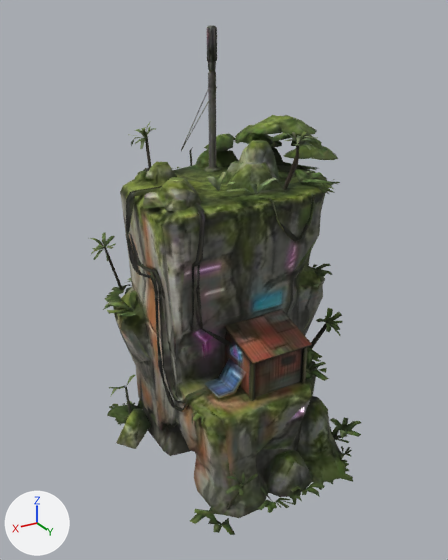
A saved change to the glTF model game/models/env/karst_tower.glb.
Before and after are seen from a 50 mm camera at (26.2, 40.5, 36.2) aimed at (1.7, -0.3, 15.8). The lights are fixed; the arrows at lower left show +X, +Y and +Z. The picture after the commit comes second. Vertices at exactly the same position are counted once.

Names of what the first picture shows: 'Body'.
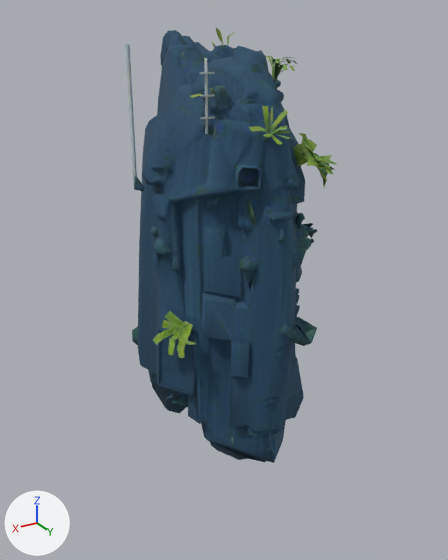
Location of each change, [x1, y1, x2, y2] in pixels of the pictures (448 x 560 px):
'Body', surface changed, reshaped, rescaled (22% narrower, 15% shorter): before [90, 25, 361, 535]; after [125, 28, 337, 463]
part 1 of me_mesh_0, rebuilt (23% narrower, 13% taller): before [113, 140, 353, 525]; after [132, 28, 317, 463]
part 2 of me_mesh_0, added: after [294, 213, 318, 243]
part 3 of me_mesh_0, added (green): after [293, 133, 337, 187]
part 4 of me_mesh_0, added: after [200, 58, 215, 134]
part 5 of me_mesh_0, added: after [295, 265, 302, 318]
part 6 of me_mesh_0, added (green): after [153, 311, 197, 358]
part 7 of me_mesh_0, added: after [125, 44, 144, 191]
part 8 of me_mesh_0, deleted: before [90, 25, 361, 535]
part 9 of me_mesh_0, deleted: before [126, 186, 209, 412]

Diff of the bpy script that builds the scene:
```diff
--- a/game/models/env/karst_tower.glb.py
+++ b/game/models/env/karst_tower.glb.py
@@ img_tripo_image_4e816685_549e_41c8_9bc1_21829b08e466_0_0 @@
+img_tripo_image_4e816685_549e_41c8_9bc1_21829b08e466_0_0 = load_image('tripo_image_4e816685-549e-41c8-9bc1-21829b08e466_0_0', '_unpacked/tripo_image_4e816685-549e-41c8-9bc1-21829b08e466_0_0', 512, 512, 'sRGB')
@@ mat_body @@
 mat_body = bpy.data.materials.new('Body')
-# nodes: BsdfPrincipled, NormalMap, OutputMaterial, SeparateColor, TexImage x3
-# uses the picture img_color_2923ee9d_130b_4636_8b66_7954190878de
-# uses the picture img_normalgl_2923ee9d_130b_4636_8b66_7954190878de
-# uses the picture img_orm_2923ee9d_130b_4636_8b66_7954190878de
+# nodes: BsdfPrincipled, OutputMaterial, TexImage
+# uses the picture img_tripo_image_4e816685_549e_41c8_9bc1_21829b08e466_0_0
@@ me_mesh_0 @@
 # used by ob_body; location = (0.0, 0.0, 0.0); scale = (0.938, 0.938, 0.938)
-me_mesh_0.from_pydata(...)  # 1910 vertices, 2537 faces; spans x -11.9..11.6, y -12.0..12.5, z 0.0..37.6
+me_mesh_0.from_pydata(...)  # 2130 vertices, 3907 faces; spans x -10.4..10.4, y -12.3..11.9, z 0.1..35.0
+# me_mesh_0 part 1: the loose piece of 580 vertices spanning x -9.8..11.6, y -11.8..11.9, z 0.2..28.5 is rebuilt with 1703 vertices and now spans x -7.3..9.6, y -12.3..11.9, z 0.1..35.0
+# me_mesh_0 part 2: a new loose piece of 90 vertices spanning x -4.9..-1.6, y 1.8..4.7, z 17.8..21.3, in mat_body (picture img_tripo_image_4e816685_549e_41c8_9bc1_21829b08e466_0_0)
+# me_mesh_0 part 3: a new loose piece of 71 vertices spanning x -2.3..2.3, y 4.9..11.2, z 25.3..28.6, in mat_body (picture img_tripo_image_4e816685_549e_41c8_9bc1_21829b08e466_0_0)
+# me_mesh_0 part 4: a new loose piece of 56 vertices spanning x 7.6..8.5, y 8.4..8.5, z 29.7..33.9, in mat_body (picture img_tripo_image_4e816685_549e_41c8_9bc1_21829b08e466_0_0)
+# me_mesh_0 part 5: a new loose piece of 40 vertices spanning x -5.0..-1.2, y 0.6..3.8, z 12.2..18.3, in mat_body (picture img_tripo_image_4e816685_549e_41c8_9bc1_21829b08e466_0_0)
+# me_mesh_0 part 6: a new loose piece of 36 vertices spanning x 7.8..10.4, y 3.7..6.5, z 13.8..16.4, in mat_body (picture img_tripo_image_4e816685_549e_41c8_9bc1_21829b08e466_0_0)
+# me_mesh_0 part 7: a new loose piece of 15 vertices spanning x 7.9..8.4, y -2.3..-1.5, z 23.9..34.2, in mat_body (picture img_tripo_image_4e816685_549e_41c8_9bc1_21829b08e466_0_0)
+# me_mesh_0 part 8: 55 loose pieces with 1173 vertices, spanning x -11.9..11.5, y -12.0..12.5, z 0.0..37.6, are deleted
+# me_mesh_0 part 9
+# 157 vertices are removed from x 5.2..9.6, y -3.2..5.0, z 7.6..25.3
+# 257 faces are deleted
+# other edits to the shape of me_mesh_0 do not show in these pictures
 me_mesh_0.materials.append(mat_body)
@@ ob_body @@
 ob_body.location = (0.0, 0.0, 0.0)
-ob_body.scale = (0.938, 0.938, 0.938)
```
